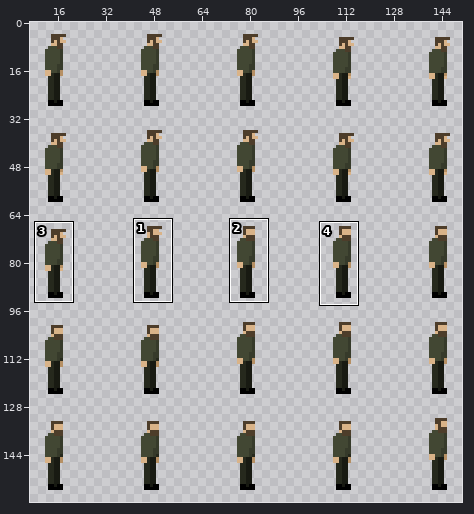
Sprite sheet, stored at assets/beardedmanidle.png. Above: a wide view before the commit, with the close-up outlined.
Close-up. The starting point:
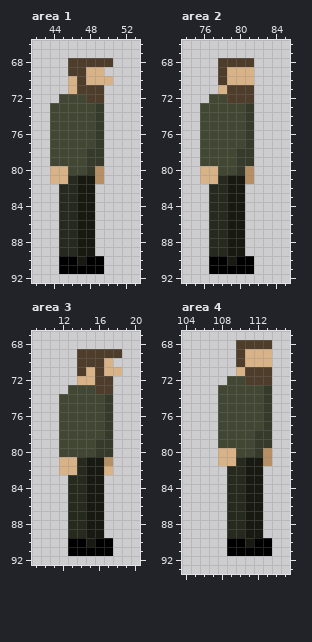
The file is 160x160 pixels. Shown: area 1: x 42..53, y 66..92; area 2: x 74..85, y 66..92; area 3: x 9..20, y 67..92; area 4: x 104..115, y 67..93. The wide view leaves out empty margins. The commit also changed other parts of the picture, which this record leaves out.
The result:
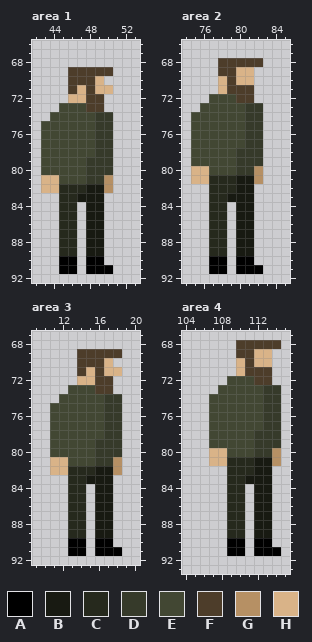
Palette (. is transparent): A #000000  B #181a12  C #26291d  D #363a2a  E #424733  F #4d3d2a  G #b69064  H #d9b388
Edits made:
Changed rows in their new state; - is an unchanged pixel.
Area 1:
first column x 43:
68 ---.....
69 -----FFF
70 ---F-F-.
71 ---FH-HH
72 --.HH---
73 -.---FF-
74 -------D
75 E------D
76 E------D
77 E------D
78 E----E-D
79 E------D
80 EEE---DD
81 H-EEEDDG
82 HH--C-BG
83 ------B-
84 ----.-B-
85 ----.-B-
86 ----.-B-
87 ----.-B-
88 ----.-B-
89 ----.-B-
90 ----.---
91 ----.--A
Area 2:
first column x 75:
68 -------F
69 ----F---
70 ---HF---
72 ----E---
73 -------D
74 E------D
75 E------D
76 E------D
77 E------D
78 E------D
79 E------D
80 H-E---DG
81 H-C-C-BG
82 ----C-B-
83 ------B-
84 ----.-B-
85 ----.-B-
86 ----.-B-
87 ----.-B-
88 ----.-B-
89 ----.-B-
90 ----.---
91 ----.--A
Area 3:
first column x 11:
74 -------D
75 E------D
76 E------D
77 E------D
78 E------D
79 E------D
80 E------D
81 H-EEEDDG
82 H-C-C-BG
83 ------B-
84 ----.-B-
85 ----.-B-
86 ----.-B-
87 ----.-B-
88 ----.-B-
89 ----.-B-
90 ----.---
91 ----.--A
Area 4:
first column x 107:
68 -------F
69 ----F---
70 ---HF---
72 ----E---
73 -------D
74 E------D
75 E------D
76 E------D
77 E------D
78 E------D
79 E------D
80 H-E---DG
81 H-C-C-BG
82 ----C-B-
83 ------B-
84 ----.-B-
85 ----.-B-
86 ----.-B-
87 ----.-B-
88 ----.-B-
89 ----.-B-
90 ----.---
91 ----.--A
Boxes around the changes in both close-ups, in picture pixels (x1, y1, x2, y2):
changed: (41, 58, 113, 274)
changed: (191, 58, 263, 274)
changed: (50, 394, 122, 556)
changed: (209, 340, 281, 556)
